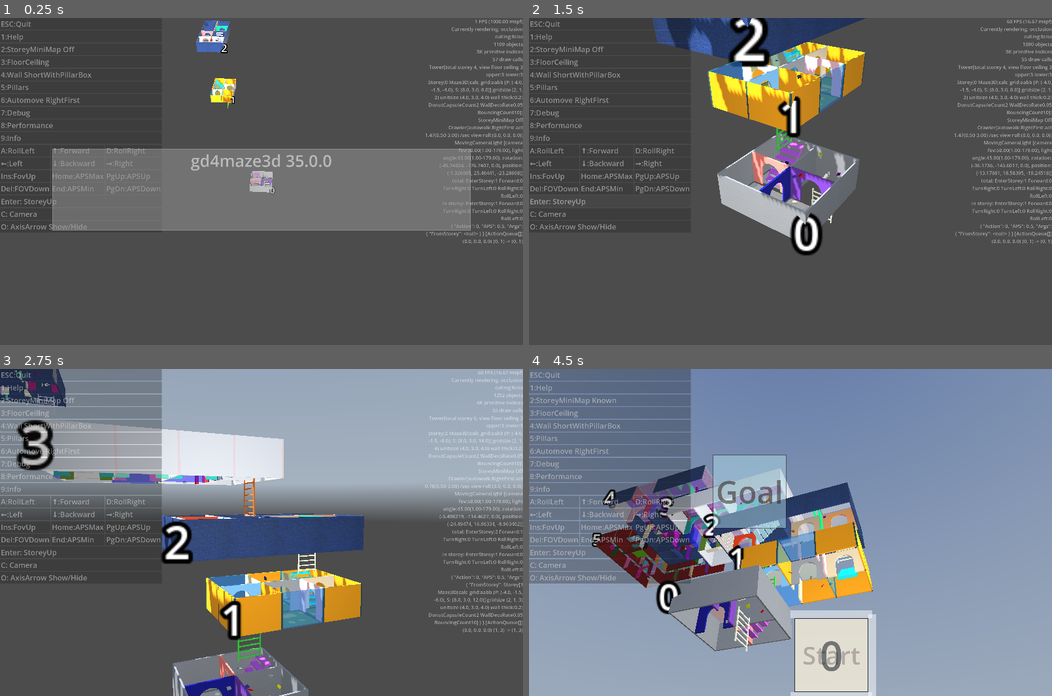
Above: before the commit, frames 1-4 (two rows, left to right).
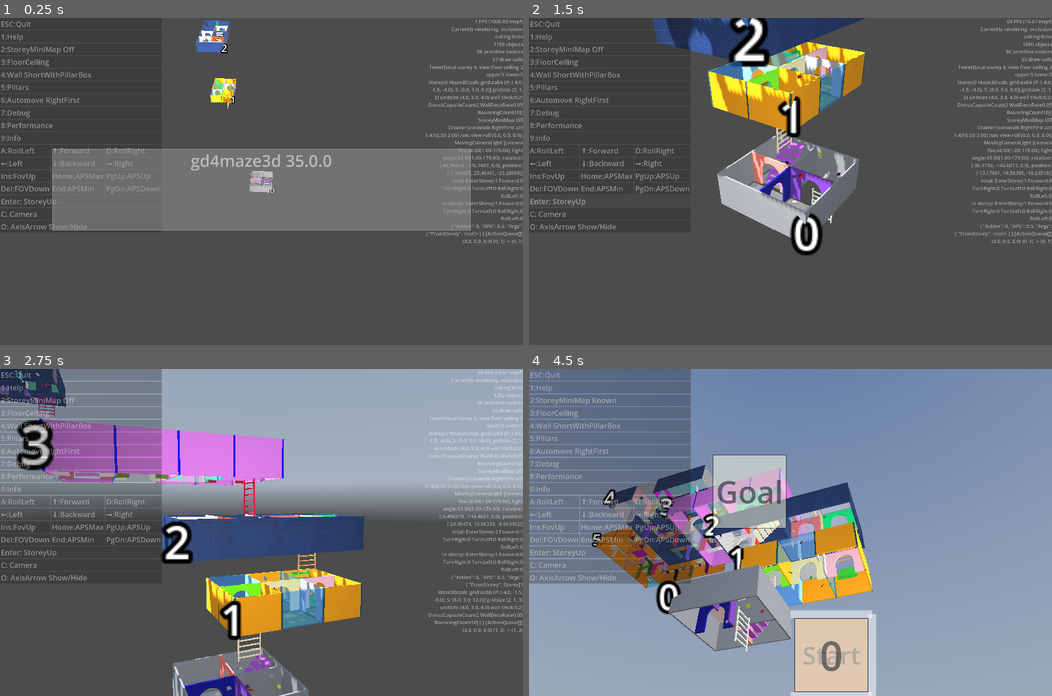
Above: after the commit, the same moments.

Repository: kasworld/gd4maze3d
Game: Godot game, scene res://main.tscn
Two runs of this game, one before a commit and one after it. Both use one fixed random seed, a clock stepped at 60 frames per second and the inputs below. A sky picture missing from this copy of the repository is replaced by a grey-blue gradient.
Inputs (mouse positions are in pixels of both pictures, inside the frame that each line leads up to):
- Up to frame 1 (0.25 s): no input
- Up to frame 2 (1.5 s): click "Enter: StoreyUp" at 0.5 s; click "Enter: StoreyUp" at 1.25 s
- Up to frame 3 (2.75 s): tap Enter at 2 s; move the mouse to (376, 516) at 2.02 s; hold Right from 2.03 s (still down); tap Q at 2.1 s; click (376, 516) at 2.17 s
- Up to frame 4 (4.5 s): move the mouse to (685, 548) at 2.77 s; release Right at 2.78 s; hold Down 2.78-3.53 s; tap E at 2.85 s; move the mouse to (842, 460) at 3.52 s; hold Right 3.53-4.28 s; tap 1 at 3.6 s; move the mouse to (764, 597) at 4.27 s; hold Up from 4.28 s (still down); tap 2 at 4.35 s; click (764, 597) at 4.42 s

The runs differ from the first frame. In frame 1, 0.2% of the frame differs, in the area x 38-45%, y 1-28%; in frame 2, 1.0%; in frame 3, 8.9%; in frame 4, 11%, in the area x 12-65%, y 26-99%.

Commit message:
del copillarcapsule

Diff:
--- a/maze_3d/maze_3d.gd
+++ b/maze_3d/maze_3d.gd
@@ -66,7 +66,7 @@
 	exec_make()
 	return self
 
-func init_with_color(comain :Color, cosub :Color, copillarbox :Color, copillarcapsule :Color) -> Maze3D:
+func init_with_color(comain :Color, cosub :Color, copillarbox :Color) -> Maze3D:
 	sub_wall_mat = MakeColorMaterial(Color( cosub, 0.5), true)
 	main_wall_mat = MakeColorMaterial(comain)
 	pillar_box_mat = MakeColorMaterial(copillarbox)
--- a/storey/storey.gd
+++ b/storey/storey.gd
@@ -105,7 +105,7 @@
 		maze3d.init_with_material(TexMat.make_mainwall_mat(),TexMat.make_subwall_mat() )
 	else:
 		maze3d.init_with_color(
-			RandomColorIter.get_and_next(), RandomColorIter.get_and_next(), RandomColorIter.get_and_next(), RandomColorIter.get_and_next())
+			RandomColorIter.get_and_next(), RandomColorIter.get_and_next(), RandomColorIter.get_and_next())
 	sw.split("maze3d init_with_material")
 	maze3d.maze_cells.iter_wall(add_wall_deco_at)
 	sw.split("maze3d add_wall_deco_at")
